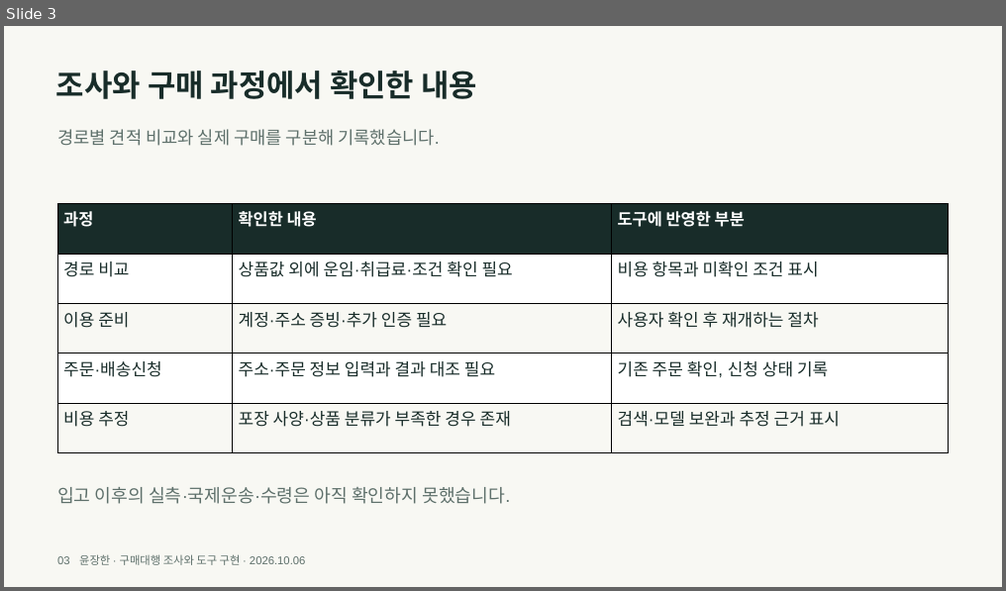
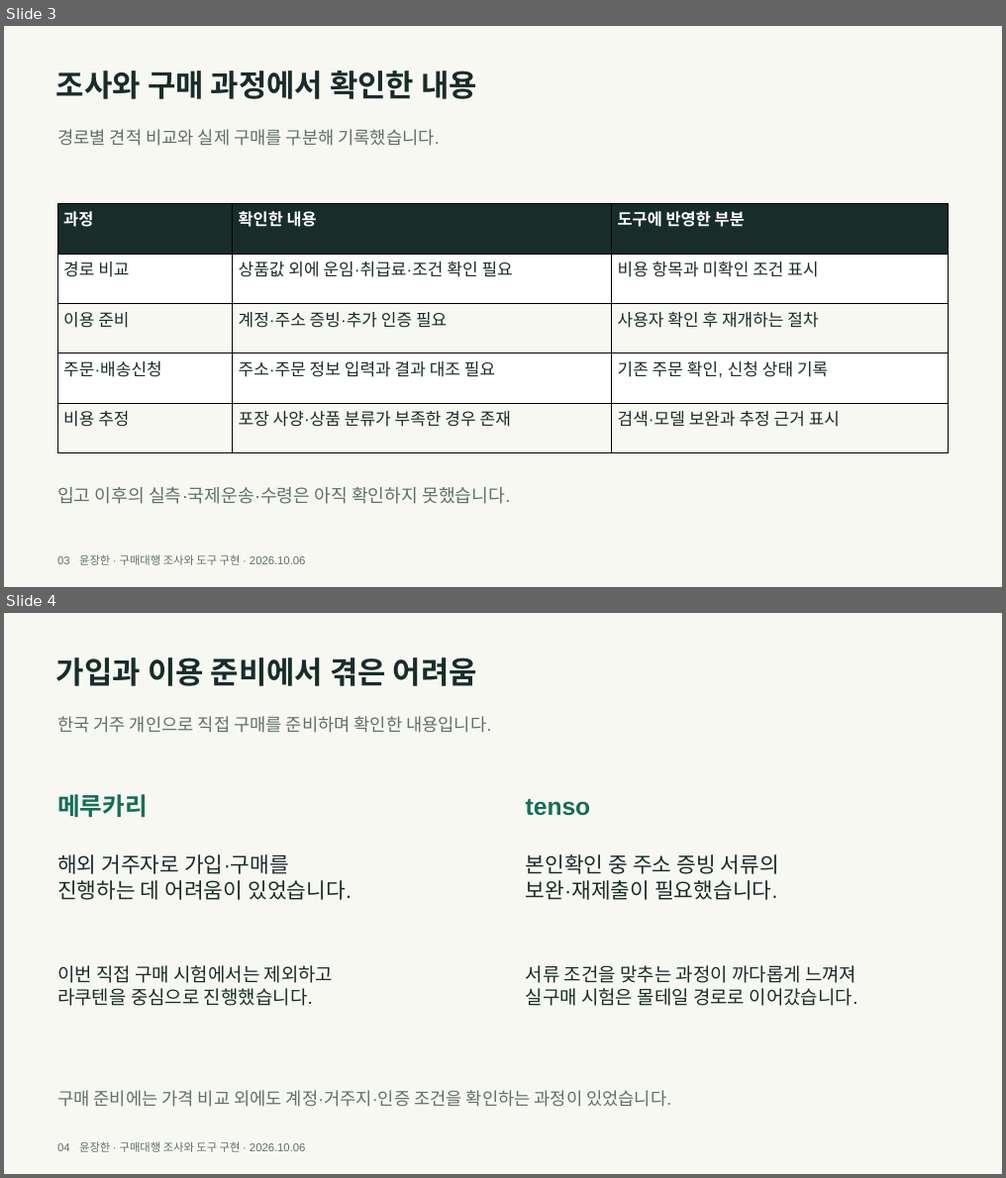
Before and after one commit to y00nZZang/crossborder-purchase-agent, a slide deck: portfolio/crossborder-portfolio.pptx. Shown one above the other, each under a label of ours: slide 3 before the commit, slides 3 and 4 after it. The pictures are 1006x591 and 1006x1178 pixels, drawn with LibreOffice and Linux fonts; fonts in the diff are those of the drawing. Boxes give left, top, right and bottom in pixels: in the first picture for what was removed or moved away, otherwise in the second. Text is boxed around its words. In the diff, an @@ line names an element or a change of style, - is before the commit and + after.

```diff
--- a/portfolio/crossborder-portfolio.pptx
+++ b/portfolio/crossborder-portfolio.pptx
@@ slide 4 added at bbox=[4, 613, 1002, 1174], background #F8F8F3 @@
@@ text added at bbox=[56, 658, 477, 686], 36.8 pt, text #182C29, bold @@
+가입과 이용 준비에서 겪은 어려움
@@ text added at bbox=[57, 716, 491, 733], 21 pt, text #5E706B @@
+한국 거주 개인으로 직접 구매를 준비하며 확인한 내용입니다.
@@ text added at bbox=[57, 794, 148, 818], 29.2 pt, text #156E58, bold @@
+메루카리
@@ text added at bbox=[526, 799, 591, 816], 29.2 pt, text #156E58, bold @@
+tenso
@@ text added at bbox=[57, 855, 351, 900], 25.5 pt, text #182C29 @@
+해외 거주자로 가입·구매를
+진행하는 데 어려움이 있었습니다.
@@ text added at bbox=[526, 855, 779, 900], 25.5 pt, text #182C29 @@
+본인확인 중 주소 증빙 서류의
+보완·재제출이 필요했습니다.
@@ text added at bbox=[57, 965, 334, 1006], 22.5 pt, text #182C29 @@
+이번 직접 구매 시험에서는 제외하고
+라쿠텐을 중심으로 진행했습니다.
@@ text added at bbox=[526, 965, 858, 1006], 22.5 pt, text #182C29 @@
+서류 조건을 맞추는 과정이 까다롭게 느껴져
+실구매 시험은 몰테일 경로로 이어갔습니다.
@@ text added at bbox=[57, 1090, 671, 1107], 21 pt, text #5E706B @@
+구매 준비에는 가격 비교 외에도 계정·거주지·인증 조건을 확인하는 과정이 있었습니다.
@@ text added at bbox=[57, 1142, 305, 1153], 13.5 pt, text #5E706B @@
+04 윤장한 · 구매대행 조사와 도구 구현 · 2026.10.06
```
Also in this commit, not shown: 9 slides changed, 2 other slides added, 5 other files.
